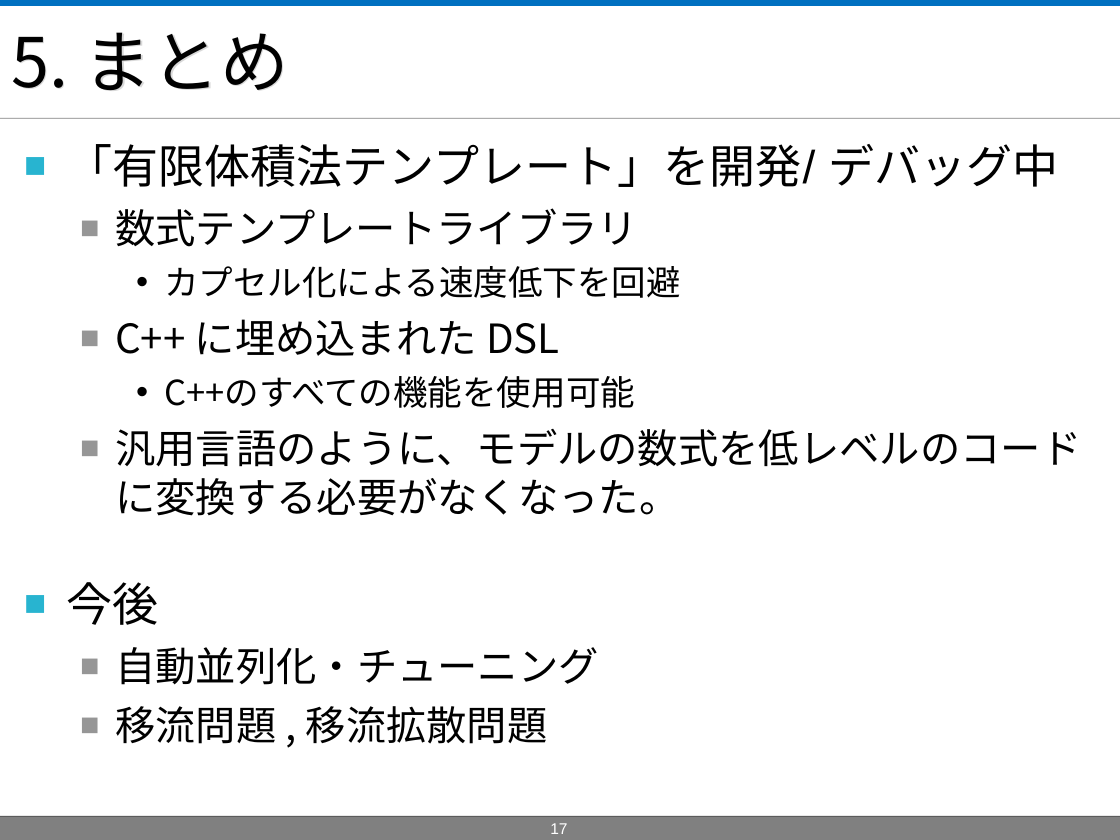
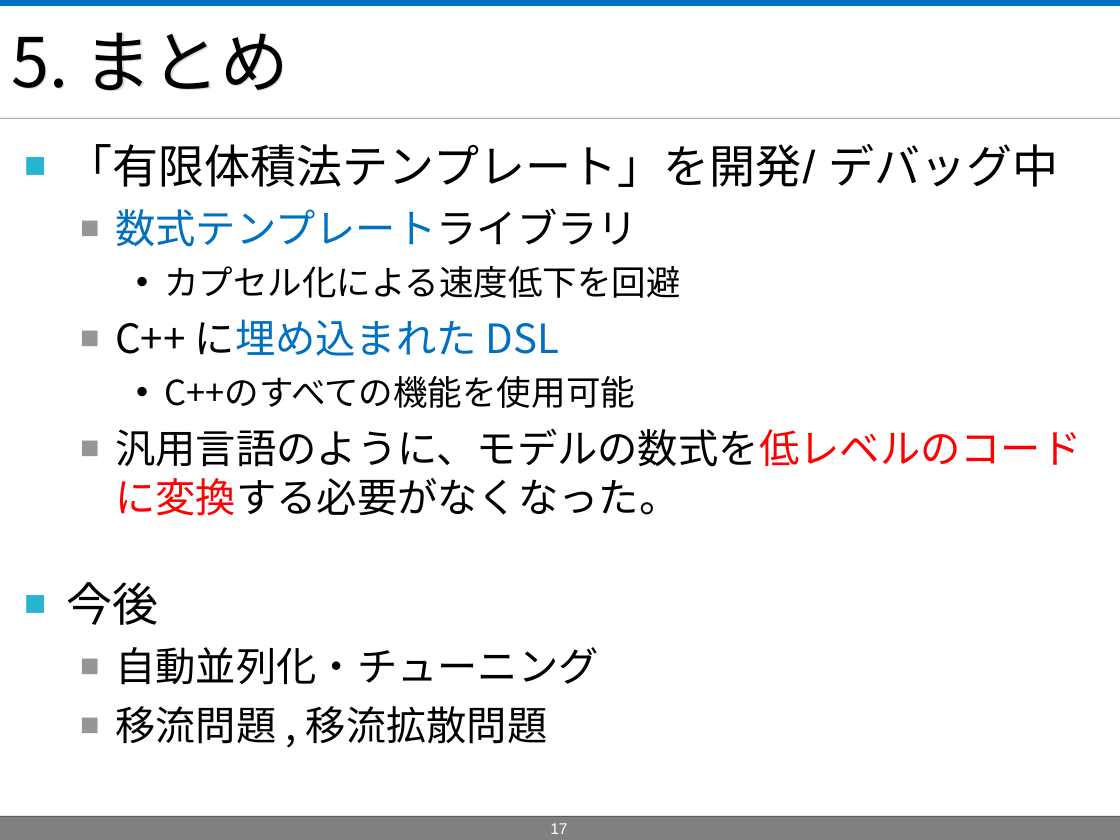
Before and after one commit to masa-ito/ProtoToPoisson, a slide deck: slide 17 of doc/第57回プログラミング・シンポジウム/presentationAtJaxaOn10Dec2015/ProtoFVM_PresentationAtJaxaOn10Dec2015.ppt. Drawn at 1120x840 pixels with LibreOffice and Linux fonts; fonts in the diff are those of the drawing; background and template pictures are left out. Boxes give left, top, right and bottom in pixels: in the first picture for what was removed or moved away, otherwise in the second. Text is boxed around its words. In the diff, an @@ line names an element or a change of style, - is before the commit and + after.

```diff
--- a/doc/第57回プログラミング・シンポジウム/presentationAtJaxaOn10Dec2015/ProtoFVM_PresentationAtJaxaOn10Dec2015.ppt
+++ b/doc/第57回プログラミング・シンポジウム/presentationAtJaxaOn10Dec2015/ProtoFVM_PresentationAtJaxaOn10Dec2015.ppt
@@ text at <box>115,208,1081,516</box>: text colour #000000 to #0070C0 in "数式テンプレートライブラリ", "に埋め込まれた DSL"; text colour #000000 to #FF0000 in "汎用言語のように、モデルの数式を低レベルのコードに変換する必要がなくなった。" @@
```
Also in this commit, not shown: 4 other slides changed.
